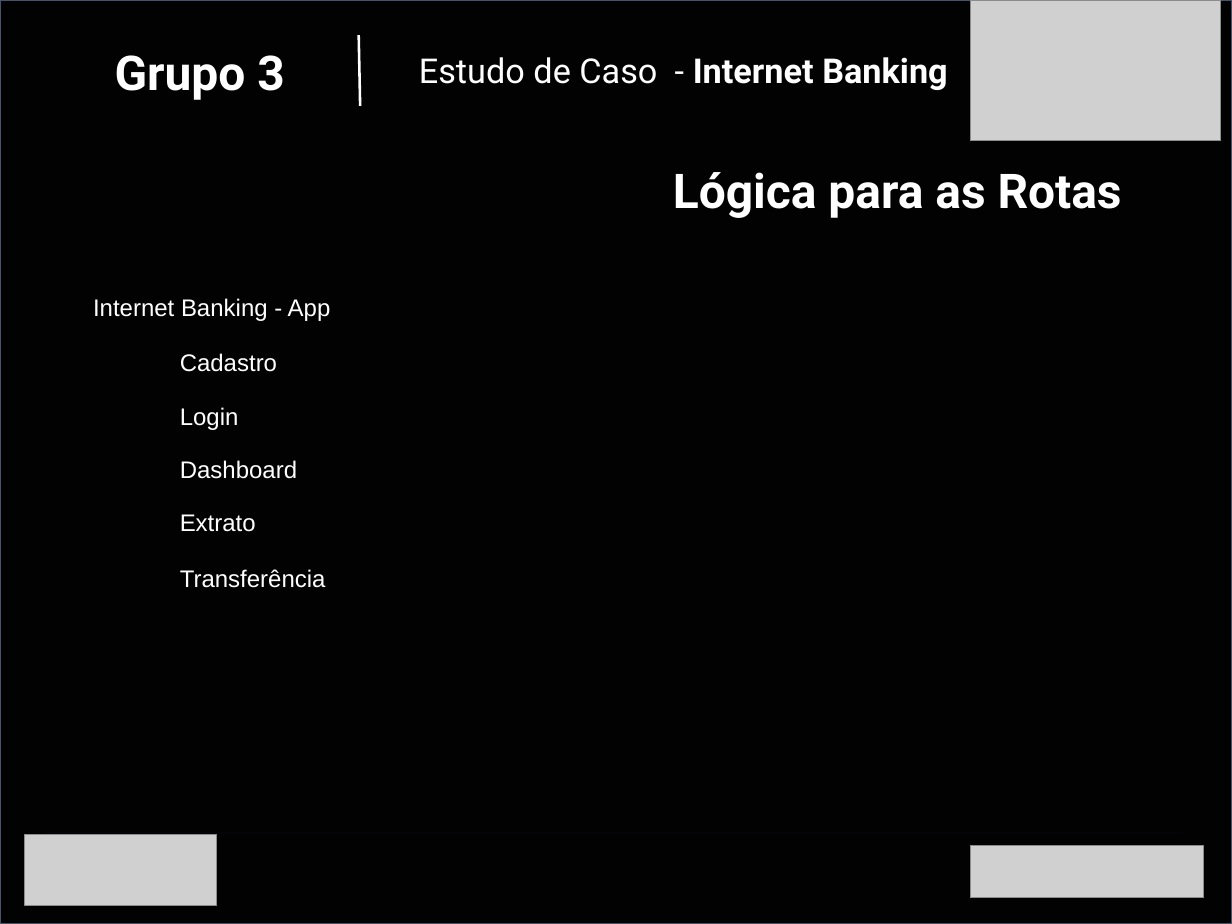
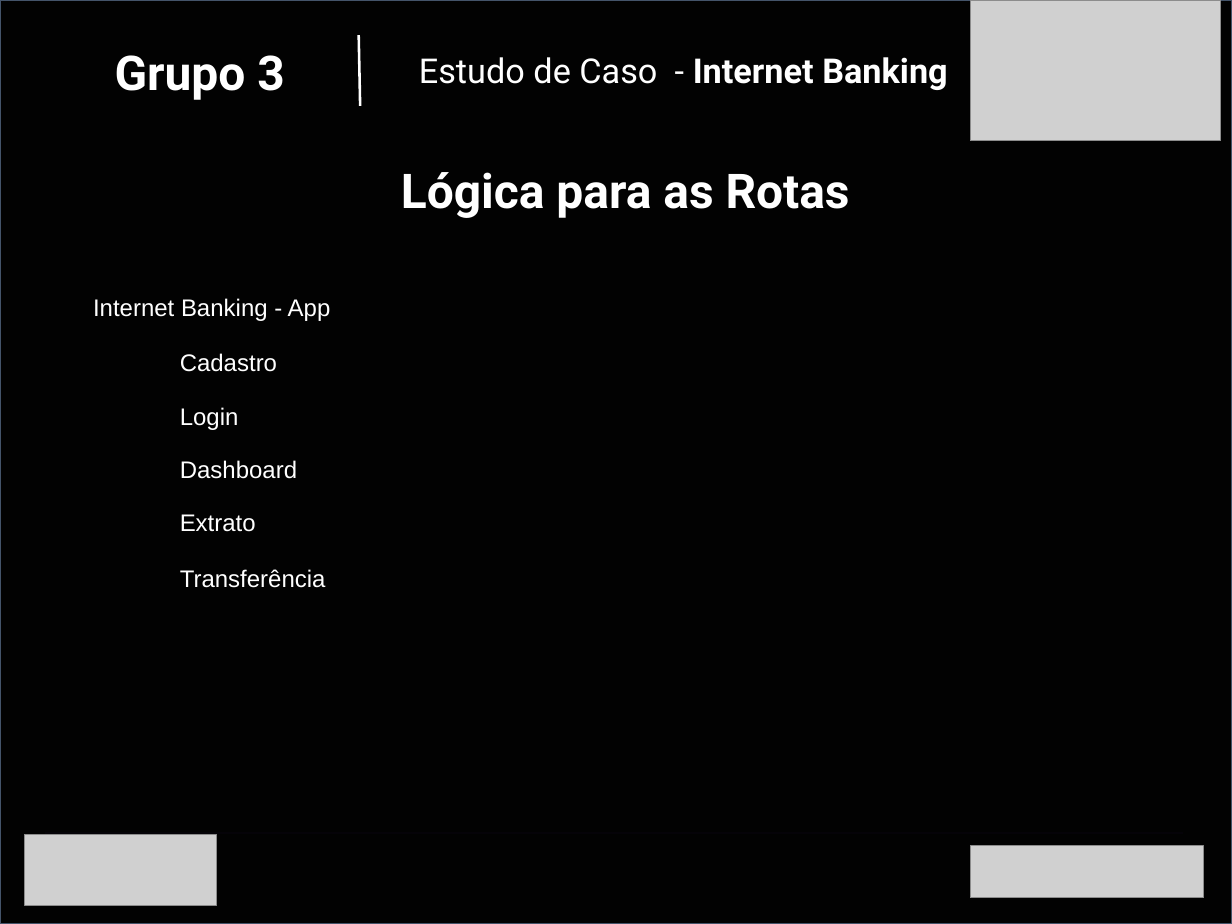
Before and after one commit to felipenasr/internet-banking-client, a slide deck: slide 4 of _assets/Estudo de Caso - Modelo Apresentação Pitch.pptx. Drawn at 1232x924 pixels with LibreOffice and Linux fonts; fonts in the diff are those of the drawing; grey boxes stand for pictures; background and template pictures are left out; a plain dark background stands for a picture behind light text. Boxes give left, top, right and bottom in pixels: in the first picture for what was removed or moved away, otherwise in the second. Text is boxed around its words. In the diff, an @@ line names an element or a change of style, - is before the commit and + after.

```diff
--- a/_assets/Estudo de Caso - Modelo Apresentação Pitch.pptx
+++ b/_assets/Estudo de Caso - Modelo Apresentação Pitch.pptx
@@ text "Lógica para as Rotas" at (x1=401, y1=172, x2=850, y2=218): alignment right to centre @@
```
Also in this commit, not shown: 1 other slide changed, 1 slide added, 6 other files.
